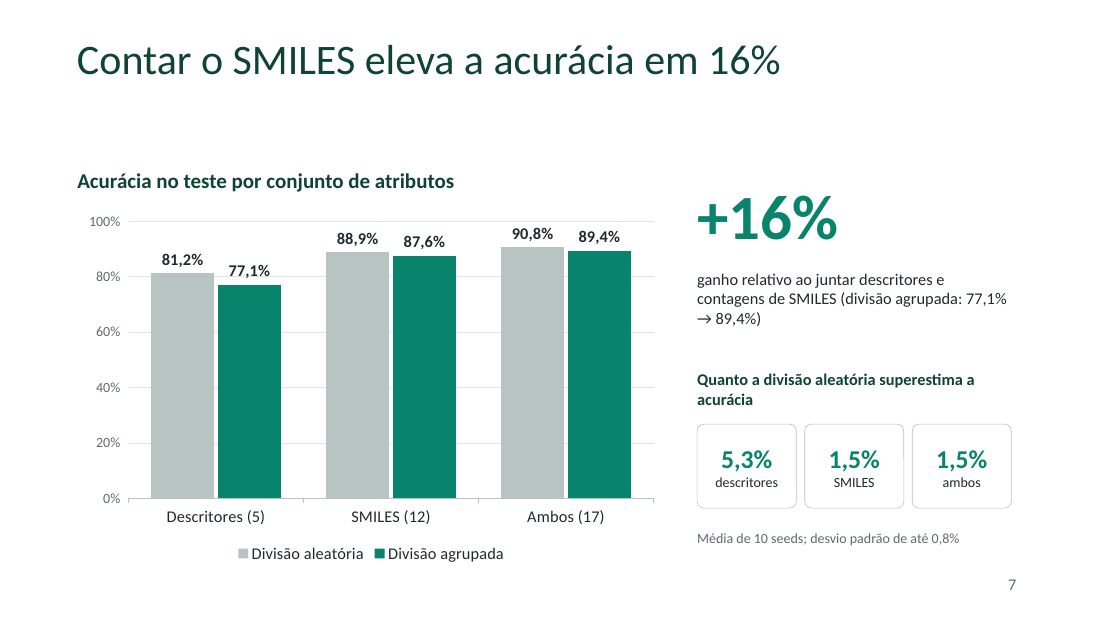
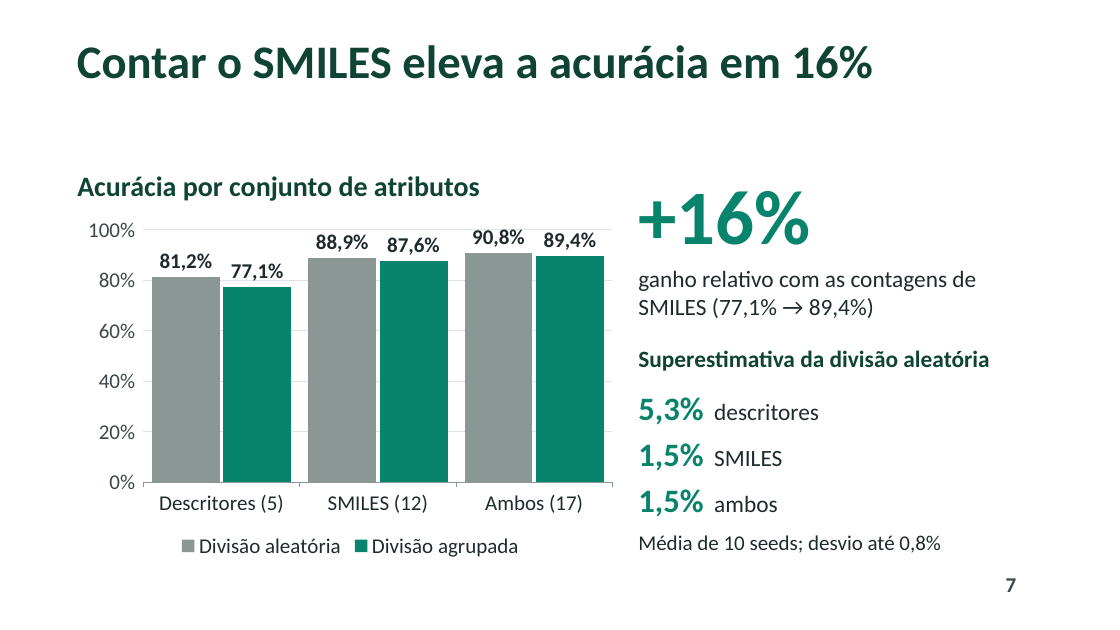
Before and after one commit to pumba-dev/machine-learning-practice, a slide deck: slide 7 of slides/apresentacao.pptx. Drawn at 1120x630 pixels with LibreOffice and Linux fonts; fonts in the diff are those of the drawing; background and template pictures are left out. Boxes give left, top, right and bottom in pixels: in the first picture for what was removed or moved away, otherwise in the second. Text is boxed around its words. In the diff, an @@ line names an element or a change of style, - is before the commit and + after.

```diff
--- a/slides/apresentacao.pptx
+++ b/slides/apresentacao.pptx
@@ title "Contar o SMILES eleva a ..." at [77, 45, 873, 79]: size 36 to 40 pt, bold on @@
@@ text at [77, 176, 480, 201]: text changed; size 18 to 24 pt @@
-Acurácia no teste por conjunto de atributos
+Acurácia por conjunto de atributos
@@ text "+16%": place and size @@
-text "+16%" at [697, 195, 838, 240]
+text "+16%" at [638, 191, 810, 245]
@@ text "+16%" at [638, 191, 810, 245]: size 54 to 66 pt @@
@@ column chart at [77, 210, 623, 563] @@
@@ colour of Divisão aleatória #B7C4C1 to #8A9795 @@
@@ category axis changed @@
@@ value axis changed @@
@@ bar spacing changed @@
@@ lettering changed @@
@@ column chart: place and size @@
-column chart at [77, 206, 665, 567]
+column chart at [77, 210, 623, 563]
@@ text at [638, 270, 976, 318]: text changed; size 14 to 20 pt @@
-ganho relativo ao juntar descritores e contagens de SMILES (divisão agrupada: 77,1% → 89,4%)
+ganho relativo com as contagens de SMILES (77,1% → 89,4%)
@@ text at [638, 350, 989, 371]: text changed; size 14 to 20 pt @@
-Quanto a divisão aleatória superestima a acurácia
+Superestimativa da divisão aleatória
@@ fill #FFFFFF to none; outline #B7C4C1 0.5 pt to none in 3 elements at [638, 443, 782, 470], [638, 489, 778, 516], [638, 397, 819, 424] @@
@@ text "5,3% descritores": place and size @@
-text "5,3% descritores" at [697, 424, 797, 508]
+text "5,3% descritores" at [638, 397, 819, 424]
@@ text at [638, 397, 819, 424]: text changed; size 12 to 20 pt @@
-5,3%
-descritores
+5,3% descritores
@@ text at [638, 443, 782, 470]: text changed; size 12 to 20 pt @@
-1,5%
-SMILES
+1,5% SMILES
@@ text "1,5% SMILES": place and size @@
-text "1,5% SMILES" at [805, 424, 904, 508]
+text "1,5% SMILES" at [638, 443, 782, 470]
@@ text "1,5% ambos": place and size @@
-text "1,5% ambos" at [912, 424, 1012, 508]
+text "1,5% ambos" at [638, 489, 778, 516]
@@ text at [638, 489, 778, 516]: text changed; size 12 to 20 pt @@
-1,5%
-ambos
+1,5% ambos
@@ text at [638, 535, 940, 553]: text changed; size 12 to 18 pt; text colour #5F6B6D to #1F2A2E @@
-Média de 10 seeds; desvio padrão de até 0,8%
+Média de 10 seeds; desvio até 0,8%
@@ page number at [1006, 578, 1017, 592]: size 14 to 18 pt, text colour #5F6B6D to #3C4649, bold on @@
```
Also in this commit, not shown: 9 other slides changed, 4 other files.
